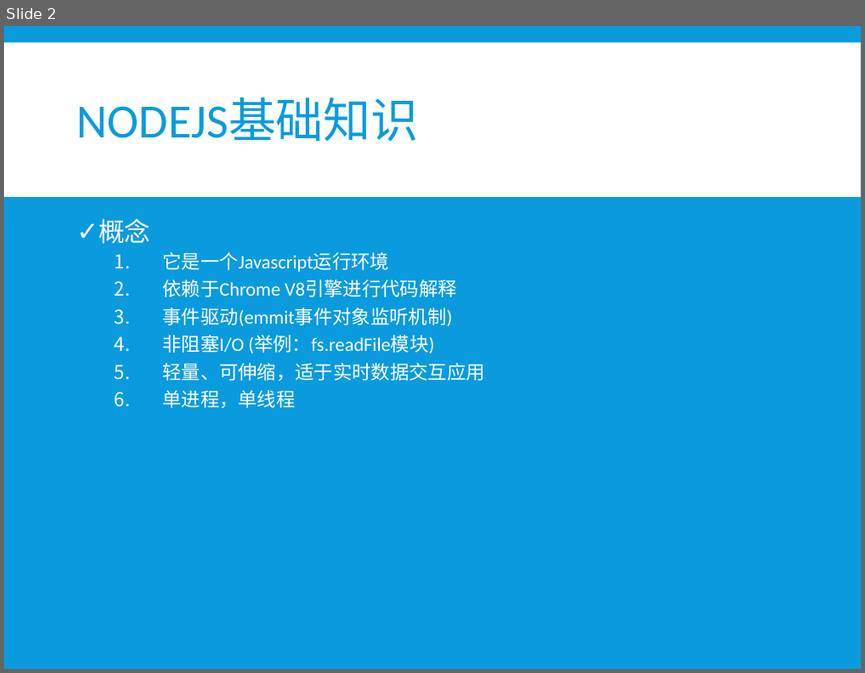
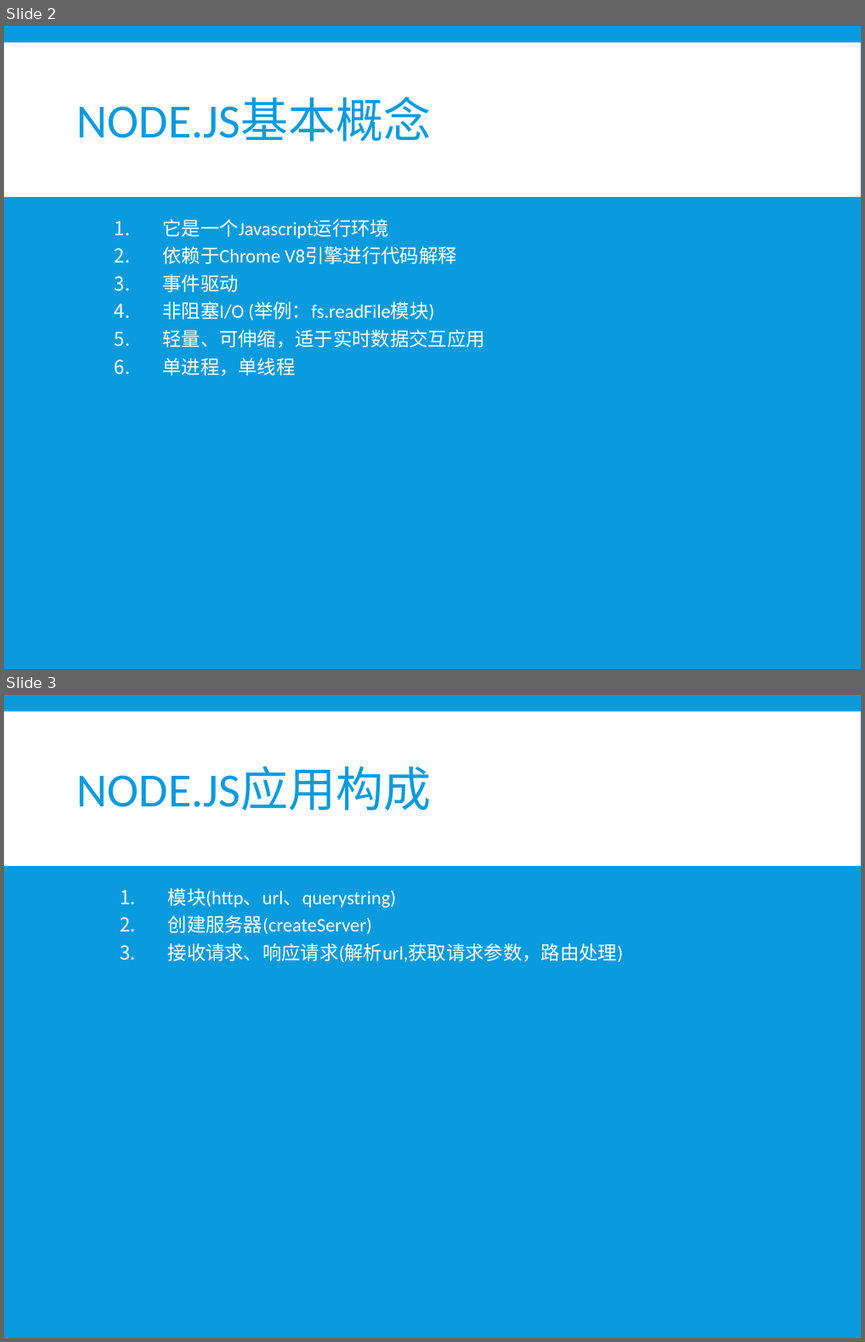
Before and after one commit to xiayu1986/webLearn, a slide deck: mix/技术分享/NODE技术分享.pptx. Shown one above the other, each under a label of ours: slide 2 before the commit, slides 2 and 3 after it. The pictures are 865x673 and 865x1342 pixels, drawn with LibreOffice and Linux fonts; fonts in the diff are those of the drawing. Boxes give left, top, right and bottom in pixels: in the first picture for what was removed or moved away, otherwise in the second. Text is boxed around its words. In the diff, an @@ line names an element or a change of style, - is before the commit and + after.

```diff
--- a/mix/技术分享/NODE技术分享.pptx
+++ b/mix/技术分享/NODE技术分享.pptx
@@ slide 3 added at [4, 695, 861, 1338], background #099BDD; not listed: 1 template element that a slide beside it also shows @@
@@ title added at [77, 766, 432, 811], 40 pt, text #099BDD @@
+NODE.JS应用构成
@@ text added at [168, 888, 623, 962], 16 pt, text #FFFFFF @@
+  1. 模块(http、url、querystring)
+  2. 创建服务器(createServer)
+  3. 接收请求、响应请求(解析url,获取请求参数，路由处理)
@@ slide 2 changed as well @@
@@ title at [77, 97, 432, 142]: text changed @@
-NODEJS基础知识
+NODE.JS基本概念
@@ text at [98, 219, 150, 244]: paragraph removed @@
-✓ 概念
@@ text at [162, 274, 238, 292]: text changed @@
-  3. 事件驱动(emmit事件对象监听机制)
+  3. 事件驱动
```
Also in this commit, not shown: 11 other slides changed, 7 other slides added, 4 slides removed, 1 other file.
